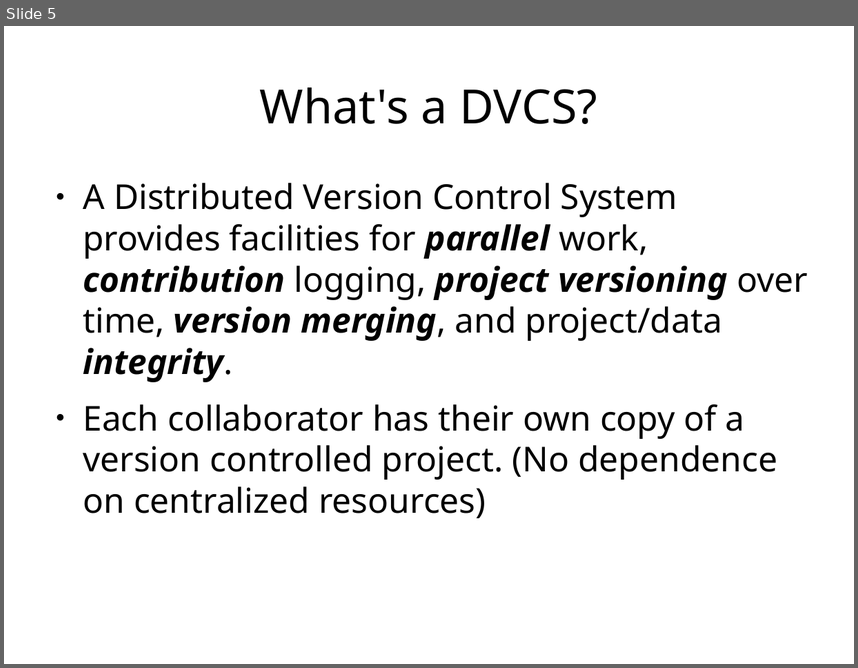
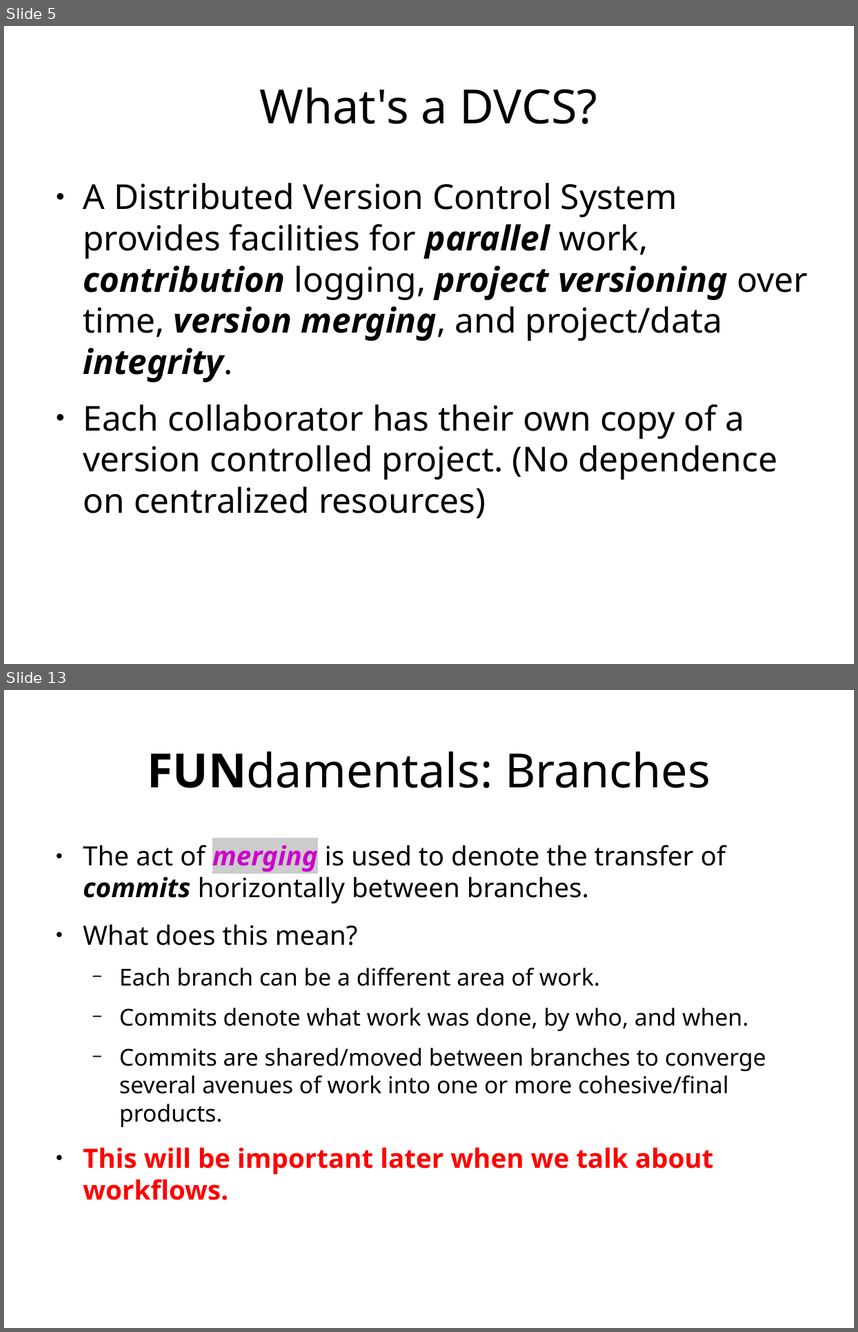
Before and after one commit to ethanwillis/git_presentation, a slide deck: git_presentation_slideshow.odp. Shown one above the other, each under a label of ours: slide 5 before the commit, slides 5 and 13 after it; the slides between them are not shown. The pictures are 858x668 and 858x1332 pixels, drawn with LibreOffice and Linux fonts; fonts in the diff are those of the drawing. Boxes give left, top, right and bottom in pixels: in the first picture for what was removed or moved away, otherwise in the second. Text is boxed around its words. In the diff, an @@ line names an element or a change of style, - is before the commit and + after.

Commit message:
Updated presenation with new slides about git fundamentals and a recap with terminology.
Added new images to the project as well for illustration purposes.

```diff
--- a/git_presentation_slideshow.odp
+++ b/git_presentation_slideshow.odp
@@ slide 13 added at (4,690,854,1328), background #FFFFFF @@
@@ title added at (147,751,711,788), 44 pt, text #000000 @@
+FUNdamentals: Branches
@@ text added at (83,845,766,1200), 21.7 pt, text #000000 @@
+● The act of merging is used to denote the transfer of commits horizontally between branches.
+● What does this mean?
+  − Each branch can be a different area of work.
+  − Commits denote what work was done, by who, and when.
+  − Commits are shared/moved between branches to converge several avenues of work into one or more cohesive/final products.
+● This will be important later when we talk about workflows.
```
Also in this commit, not shown: 7 slides changed, 16 other slides added, 41 slides removed, 6 other files.
